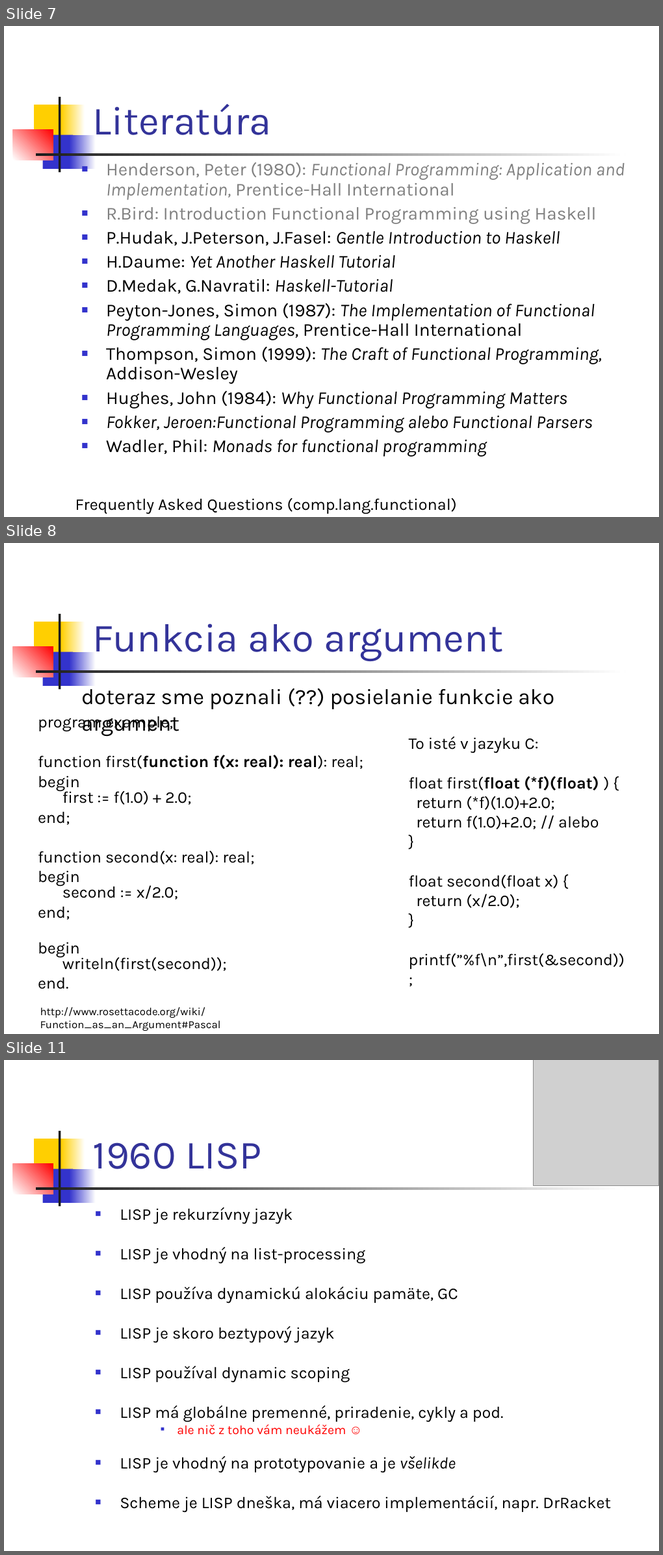
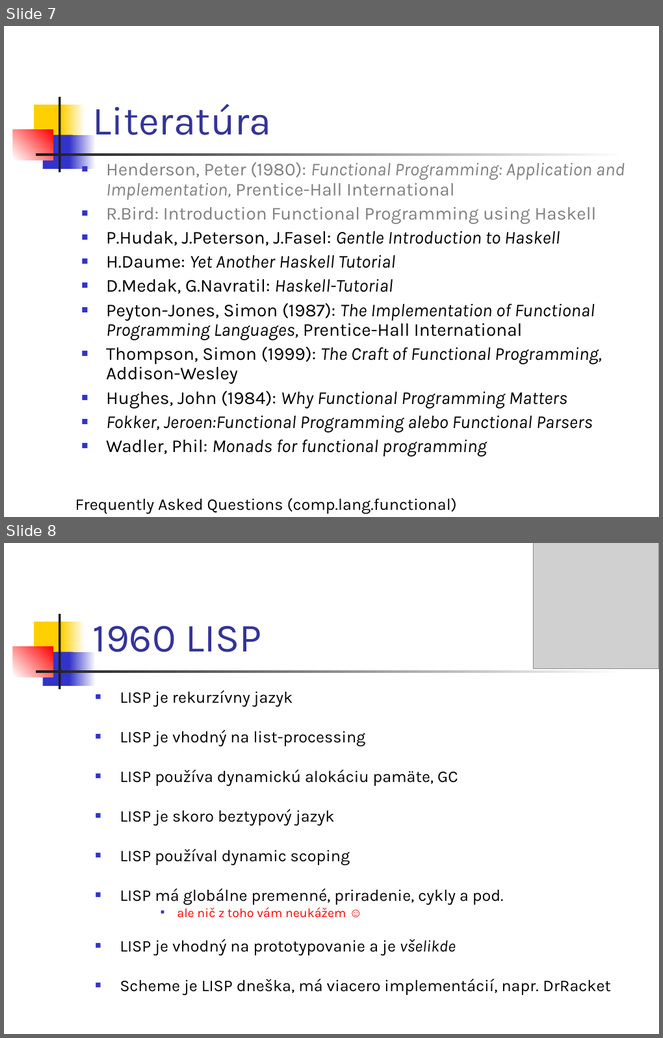
Before and after one commit to paradigmy/Prednasky, a slide deck: 06/funkcionalne1.ppt. Shown one above the other, each under a label of ours: slides 7, 8 and 11 before the commit, slides 7 and 8 after it; the slides between them are not shown. The pictures are 663x1555 and 663x1038 pixels, drawn with LibreOffice and Linux fonts; fonts in the diff are those of the drawing; grey boxes stand for pictures. Boxes give left, top, right and bottom in pixels: in the first picture for what was removed or moved away, otherwise in the second. Text is boxed around its words. In the diff, an @@ line names an element or a change of style, - is before the commit and + after.

```diff
--- a/06/funkcionalne1.ppt
+++ b/06/funkcionalne1.ppt
@@ slide 8 removed at (x1=4, y1=543, x2=659, y2=1034), background #FFFFFF; not listed: 7 template elements that a slide beside it also shows @@
@@ title removed at (x1=93, y1=624, x2=504, y2=661) @@
-Funkcia ako argument
@@ text removed at (x1=81, y1=685, x2=555, y2=736) @@
-doteraz sme poznali (??) posielanie funkcie ako argument
@@ text removed at (x1=38, y1=716, x2=363, y2=990) @@
-program example;
-function first(function f(x: real): real): real;
-begin
-first := f(1.0) + 2.0;
-end;
-function second(x: real): real;
-begin
-second := x/2.0;
-end;
-begin
-writeln(first(second));
-end.
@@ text removed at (x1=409, y1=737, x2=625, y2=969) @@
-To isté v jazyku C:
-float first(float (*f)(float) ) {
-return (*f)(1.0)+2.0;
-return f(1.0)+2.0; // alebo
-}
-float second(float x) {
-return (x/2.0);
-}
-printf(”%f\n”,first(&second));
@@ text removed at (x1=40, y1=1007, x2=221, y2=1031) @@
-http://www.rosettacode.org/wiki/Function_as_an_Argument#Pascal
@@ what was slide 11 is now slide 8 @@
```
Also in this commit, not shown: 7 slides changed, 2 other slides removed, 3 other files.
